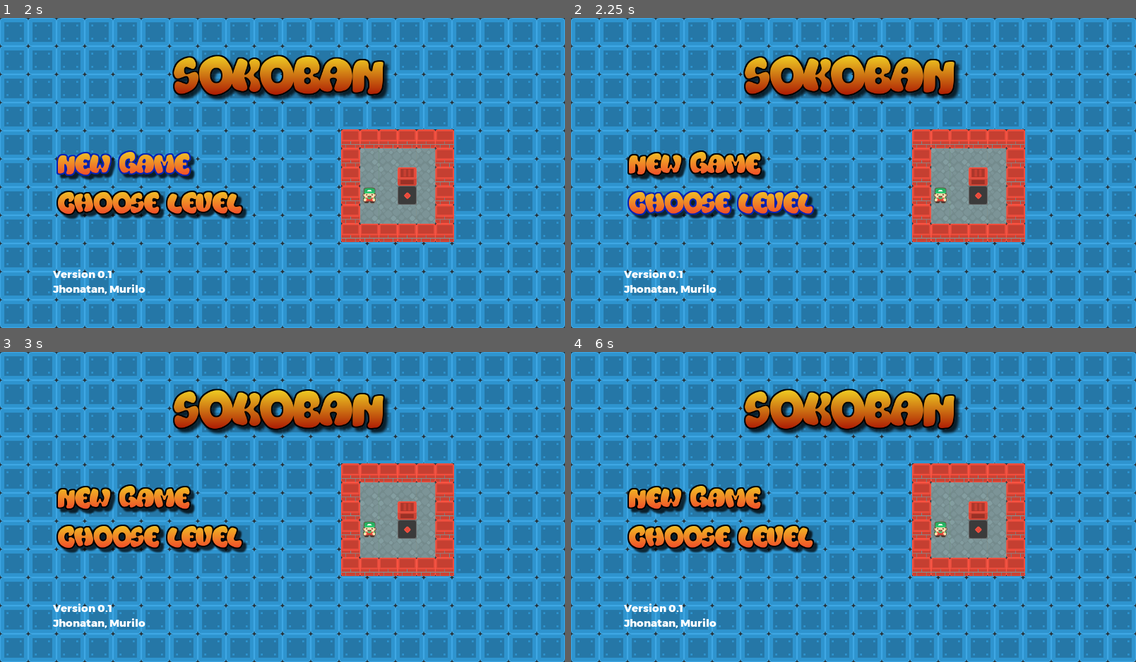
Above: before the commit, frames 1-4 (two rows, left to right).
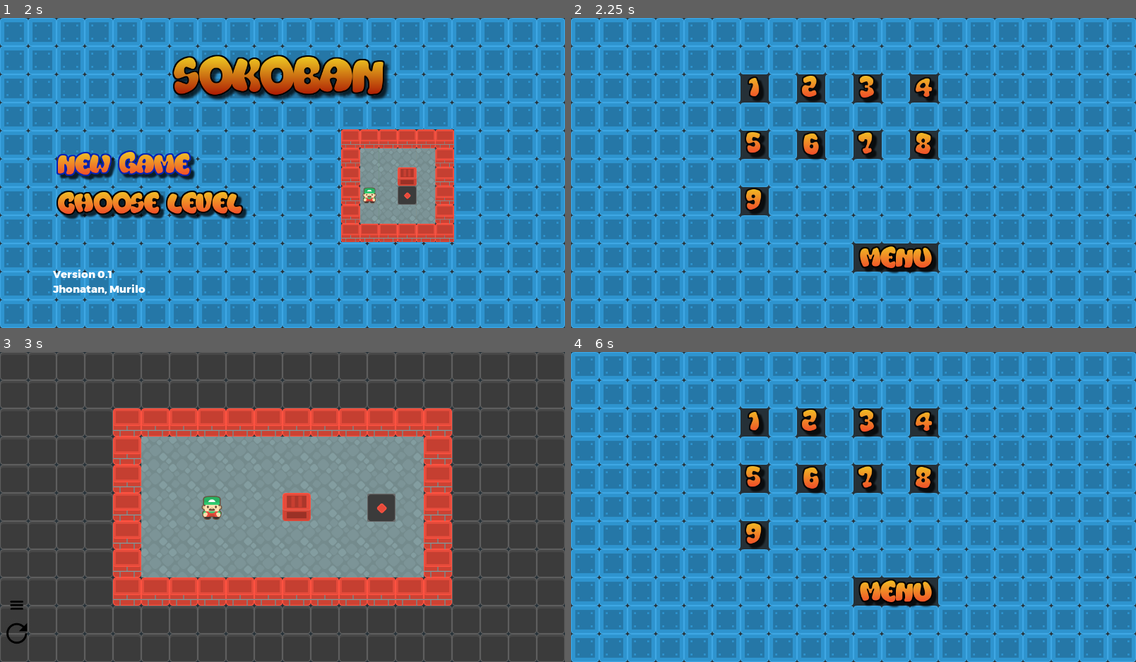
Above: after the commit, the same moments.

Repository: httpmurilo/sokoban-remake
Game: Godot game, scene res://menu/TitleScreen.tscn
Same seed, same stepped clock (60 frames per second), same inputs: the game is played once before the commit and once after it.
Inputs (mouse positions are in pixels of both pictures, inside the frame that each line leads up to):
- Up to frame 1 (2 s): click (169, 166) at 0.5 s; click (169, 166) at 1.25 s
- Up to frame 2 (2.25 s): click (740, 204) at 2 s
- Up to frame 3 (3 s): click (186, 423) at 2.77 s
- Up to frame 4 (6 s): click (587, 606) at 3.52 s; tap Enter at 4.25, 5.75 s; hold Right (move_right) 4.28-5.03 s; tap Space at 5 s; hold Down (move_down) 5.03-5.78 s; hold Right (move_right) from 5.78 s (still down)

Frame 1 is identical in both runs. In frame 2, 20% of the frame differs, in the area x 9-81%, y 11-90%; in frame 3, 97%, in the area x 0-100%, y 0-100%; in frame 4, 20%.
Error before the commit: Parse Error: The variable type cannot be inferred because its value is "null". (res://menu/Level1.gd:7)

Commit message:
correção

Diff:
--- a/menu/Level1.gd
+++ b/menu/Level1.gd
@@ -4,7 +4,7 @@
 
 export(String, FILE, "*.tscn") var scene_to_load
 
-var _fadeIn := null
+var _fadeIn = null
 
 func initialize(fadeIn: FadeIn):
 	print(fadeIn)
Not shown, changed: assets/ChooseLevel.png.import
Not shown, changed: assets/NewGame.png.import
